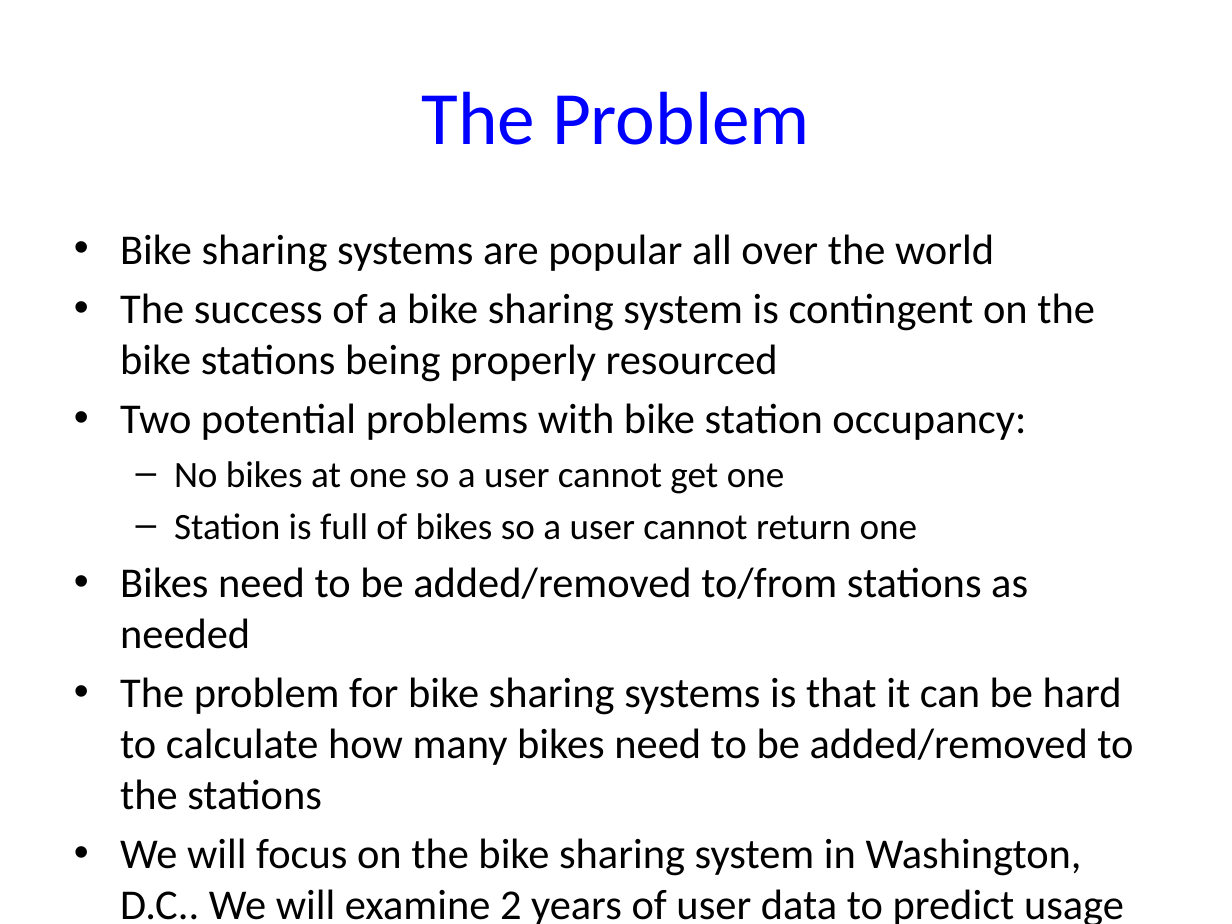
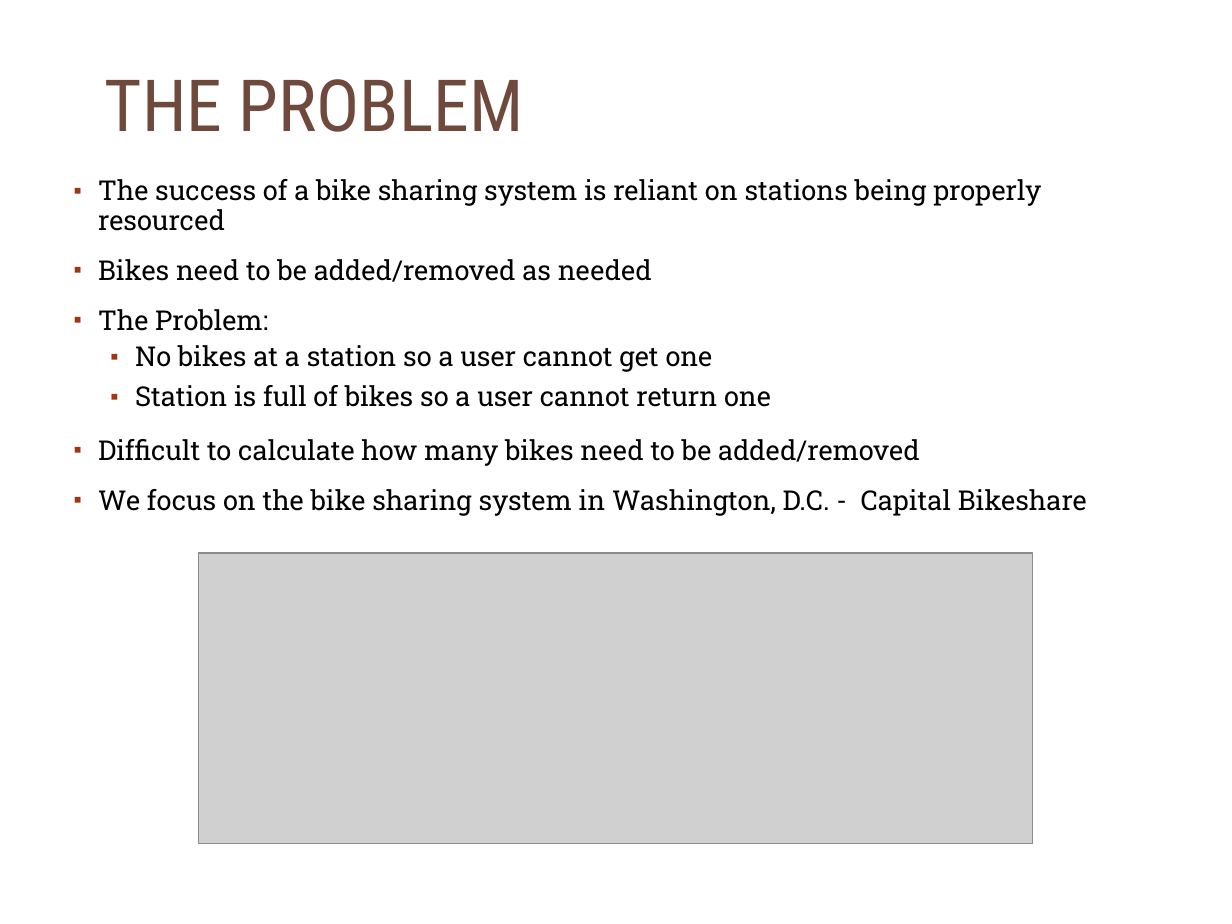
Before and after one commit to Emmet62/DAGroupProject2018, a slide deck: slide 2 of Project_Presentation_Slides.pptx. Drawn at 1232x924 pixels with LibreOffice and Linux fonts; fonts in the diff are those of the drawing; grey boxes stand for pictures; background and template pictures are left out. Boxes give left, top, right and bottom in pixels: in the first picture for what was removed or moved away, otherwise in the second. Text is boxed around its words. In the diff, an @@ line names an element or a change of style, - is before the commit and + after.

```diff
--- a/Project_Presentation_Slides.pptx
+++ b/Project_Presentation_Slides.pptx
@@ title at [105,79,523,132]: text changed; size 44 to 42 pt; font Calibri to Roboto Condensed; text colour #0000FF to #704A3D @@
-The Problem
+THE PROBLEM
@@ text added at [98,179,1087,516], 16 pt, text #000000 @@
+▪ The success of a bike sharing system is reliant on stations being properly resourced
+▪ Bikes need to be added/removed as needed
+▪ The Problem:
+  ▪ No bikes at a station so a user cannot get one
+  ▪ Station is full of bikes so a user cannot return one
+▪ Difficult to calculate how many bikes need to be added/removed
+▪ We focus on the bike sharing system in Washington, D.C. - Capital Bikeshare
@@ text removed at [120,234,1133,924] @@
-• Bike sharing systems are popular all over the world
-• The success of a bike sharing system is contingent on the bike stations being properly resourced
-• Two potential problems with bike station occupancy:
-  – No bikes at one so a user cannot get one
-  – Station is full of bikes so a user cannot return one
-• Bikes need to be added/removed to/from stations as needed
-• The problem for bike sharing systems is that it can be hard to calculate how many bikes need to be added/removed to the stations
-• We will focus on the bike sharing system in Washington, D.C.. We will examine 2 years of user data to predict usage
@@ picture added at [198,553,1032,844] @@
```
Also in this commit, not shown: 3 other slides changed, 6 slides added, 2 slides removed, 12 other files.
